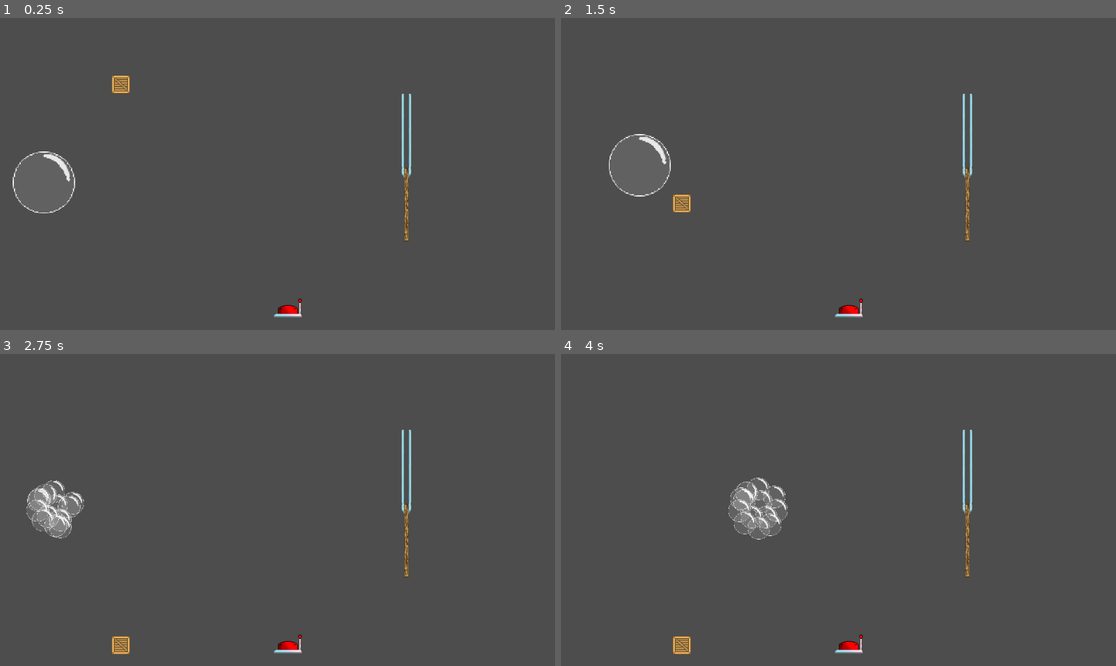
Above: before the commit, frames 1-4 (two rows, left to right).
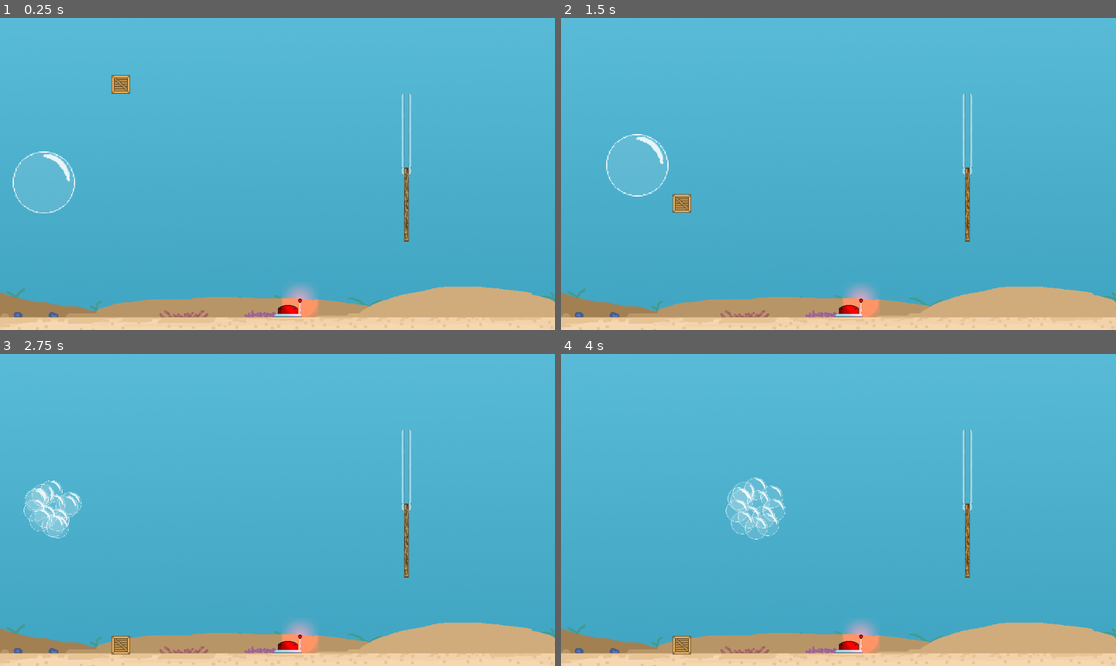
Above: after the commit, the same moments.

Repository: TheMaxcraft1/GGJ-2025-Project-Bubbles
Game: Godot game, scene res://Scenes/TestLevel.tscn
Two runs of this game, one before a commit and one after it. Both use one fixed random seed, a clock stepped at 60 frames per second and the inputs below.
Inputs:
- Up to frame 1 (0.25 s): no input
- Up to frame 2 (1.5 s): tap Enter (ui_accept) at 0.5, 0.77 s; hold Right (ui_right) 0.53-1.28 s; tap C (swap_bubble) at 0.6, 1.35 s; hold Left (ui_left) from 1.28 s (still down)
- Up to frame 3 (2.75 s): tap Enter (ui_accept) at 1.52 s; release Left (ui_left) at 2.03 s; hold Right (ui_right) from 2.03 s (still down); tap C (swap_bubble) at 2.1 s
- Up to frame 4 (4 s): tap C (swap_bubble) at 2.85, 3.6 s; tap Enter (ui_accept) at 3.02, 3.77 s; release Right (ui_right) at 3.53 s; hold Left (ui_left) from 3.53 s (still down)

The runs differ from the first frame. In frame 1, 99% of the frame differs, in the area x 0-100%, y 0-100%; in frame 2, 99%; in frame 3, 99%; in frame 4, 99%.

Commit message:
Add background

Diff:
--- a/Scenes/Player.tscn
+++ b/Scenes/Player.tscn
@@ -4,7 +4,7 @@
 [ext_resource type="Script" path="res://Scripts/Player.gd" id="1_setkb"]
 
 [sub_resource type="CircleShape2D" id="CircleShape2D_khdh6"]
-radius = 29.0
+radius = 31.5532
 
 [sub_resource type="Animation" id="Animation_ubvya"]
 length = 0.001
--- a/Scenes/TestLevel.tscn
+++ b/Scenes/TestLevel.tscn
@@ -1,5 +1,6 @@
-[gd_scene load_steps=6 format=3 uid="uid://dpjxhljqkcpkj"]
+[gd_scene load_steps=7 format=3 uid="uid://dpjxhljqkcpkj"]
 
+[ext_resource type="Texture2D" uid="uid://dnqyrqc1oya4e" path="res://Sprites/Background/Background1.png" id="1_abcv5"]
 [ext_resource type="PackedScene" uid="uid://cdlquej35f8td" path="res://Scenes/Player.tscn" id="1_aeomn"]
 [ext_resource type="PackedScene" uid="uid://bqxluxi80lfv2" path="res://Scenes/Boundaries.tscn" id="2_wmdwm"]
 [ext_resource type="PackedScene" uid="uid://cgqnyh0icps3v" path="res://Scenes/Box.tscn" id="3_jgxqw"]
@@ -7,6 +8,10 @@
 [ext_resource type="PackedScene" uid="uid://288kc7i15jwk" path="res://Scenes/Gate.tscn" id="5_uarkd"]
 
 [node name="TestLevel" type="Node2D"]
+
+[node name="Sprite2D" type="Sprite2D" parent="."]
+position = Vector2(480, 270)
+texture = ExtResource("1_abcv5")
 
 [node name="Button" parent="." node_paths=PackedStringArray("relatedGate") instance=ExtResource("4_5o2ac")]
 position = Vector2(498, 502)
Binary file added: Sprites/Background/Background1.png
Not shown, added: Sprites/Background/Background1.png.import
Not shown, added: Sprites/Background/Background1.xcf
Not shown, changed: Sprites/Buttons/Buttons.xcf
Not shown, changed: Sprites/Gate/Gate.xcf
